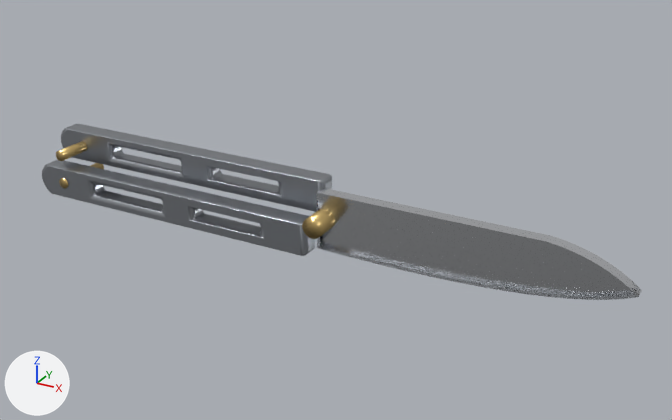
The glTF model public/models/weapons/lod/knife_butterfly.glb as it was, and as the next commit left it.
One viewpoint serves both versions: a 50 mm camera at (0.154, -0.268, 0.138) aimed at (0.003, 0.007, 0.0). Arrows for +X, +Y and +Z are at lower left; the lights stay in place. The picture after the commit comes second. Vertices at exactly the same position are counted once.

In view in the first picture: 'lod_detail_brass', 'lod_metal_steel', 'lod_skin_blade'.
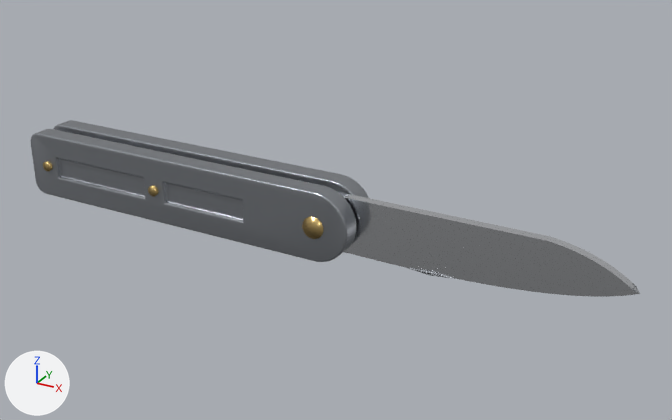
Location of each change, (x1, y1, x2, y2) in pixels of the pictures (672 x 420 px):
'lod_metal_steel', reshaped (16% wider, 8% taller): before (42, 124, 332, 256); after (31, 120, 369, 262)
'lod_skin_blade', reshaped (7% narrower, 6% shorter): before (316, 188, 642, 300); after (338, 192, 640, 297)
'lod_detail_brass', reshaped: before (56, 141, 335, 239); after (43, 161, 323, 239)
part 1 of me_bfa_pin, rebuilt: before (302, 209, 335, 239); after (302, 217, 323, 239)
part 2 of me_bfa_pin, added: after (43, 161, 52, 171)
part 3 of me_bfa_pin, added: after (148, 186, 158, 197)
part 4 of me_bfa_pin, deleted: before (56, 141, 87, 161)
part 5 of me_bfa_pin, deleted: before (59, 163, 104, 189)
part 6 of me_bfa_handle_001, rebuilt (19% wider, 38% taller): before (42, 160, 315, 256); after (31, 129, 357, 262)
part 7 of me_bfa_handle_001, rebuilt: before (61, 124, 332, 212); after (54, 120, 369, 198)

Diff of the bpy script that builds the scene:
```diff
--- a/public/models/weapons/lod/knife_butterfly.glb.py
+++ b/public/models/weapons/lod/knife_butterfly.glb.py
@@ me_bfa_pin @@
 # used by ob_lod_detail_brass; location = (0.0, 0.0, 0.0)
-me_bfa_pin.from_pydata(...)  # 144 vertices, 276 faces; spans x -0.1172..0.007, y -0.011..0.011, z -0.0082..0.0082
+me_bfa_pin.from_pydata(...)  # 141 vertices, 262 faces; spans x -0.1251..0.0072, y -0.0113..0.0113, z -0.0042..0.0042
+# me_bfa_pin part 1: the loose piece of 48 vertices spanning x -0.001..0.007, y -0.011..0.011, z -0.004..0.004 is rebuilt with 30 vertices and now spans x -0.0012..0.0072, y -0.0108..0.0108, z -0.0042..0.0042
+# me_bfa_pin part 2: a new loose piece of 28 vertices spanning x -0.1251..-0.1209, y -0.0113..-0.0097, z -0.0021..0.0021, in mat_detail_brass (beige #dabc7c)
+# me_bfa_pin part 3: a new loose piece of 28 vertices spanning x -0.0701..-0.0659, y -0.0113..-0.0097, z -0.0021..0.0021, in mat_detail_brass (beige #dabc7c)
+# me_bfa_pin part 4: the loose piece of 48 vertices spanning x -0.1172..-0.1128, y -0.011..0.011, z 0.0038..0.0082 is deleted
+# me_bfa_pin part 5: the loose piece of 48 vertices spanning x -0.1172..-0.1128, y -0.011..0.011, z -0.0082..-0.0038 is deleted
+# other edits to the shape of me_bfa_pin do not show in these pictures
 me_bfa_pin.materials.append(mat_detail_brass)
@@ me_bfa_handle_001 @@
 # used by ob_lod_metal_steel; location = (0.0, 0.0, 0.0)
-me_bfa_handle_001.from_pydata(...)  # 774 vertices, 1552 faces; spans x -0.1285..0.0, y -0.0105..0.0105, z -0.0126..0.0125
+me_bfa_handle_001.from_pydata(...)  # 900 vertices, 1792 faces; spans x -0.132..0.0164, y -0.0103..0.0103, z -0.0134..0.0134
+# me_bfa_handle_001 part 6: the loose piece of 360 vertices spanning x -0.1285..0.0, y -0.0105..-0.0025, z -0.0126..0.0005 is rebuilt with 450 vertices and now spans x -0.132..0.0164, y -0.0103..-0.0023, z -0.0134..0.0134
+# me_bfa_handle_001 part 7: the loose piece of 358 vertices spanning x -0.1285..0.0, y 0.0025..0.0105, z -0.0006..0.0125 is rebuilt with 450 vertices and now spans x -0.132..0.0164, y 0.0023..0.0103, z -0.0134..0.0134
+# other edits to the shape of me_bfa_handle_001 do not show in these pictures
 me_bfa_handle_001.materials.append(mat_metal_steel)
@@ me_blade_001 @@
 # used by ob_lod_skin_blade; location = (0.0, 0.0, 0.0)
-me_blade_001.from_pydata(...)  # 92 vertices, 180 faces; spans x 0.0..0.114, y -0.0025..0.0025, z -0.0126..0.01
+me_blade_001.from_pydata(...)  # 67 vertices, 130 faces; spans x 0.0..0.114, y -0.0018..0.0018, z -0.0126..0.01
+# me_blade_001 part 8
+# 53 vertices are removed from x 0.0..0.114, y -0.0025..0.0025, z -0.0126..0.01
+# 163 faces are deleted
+# 4 vertices in x 0.0..0.1104, y 0.0025, z 0.0007..0.01 move by (0.0, -0.0007, 0.0)
+# 3 vertices in x 0.1067..0.1104, y -0.0025, z 0.0007..0.0031 move by (0.0, 0.0007, 0.0)
+# 18 vertices are added at x 0.0..0.1123, y -0.0018..0.0018, z -0.0124..0.01
+# 10 new vertices lie (0.0, 0.0036, 0.0) away from vertices in x 0.0865..0.1067, y -0.0025..-0.0018, z 0.0031..0.0097
+# 113 new faces join them
 me_blade_001.materials.append(mat_skin_blade)
```
